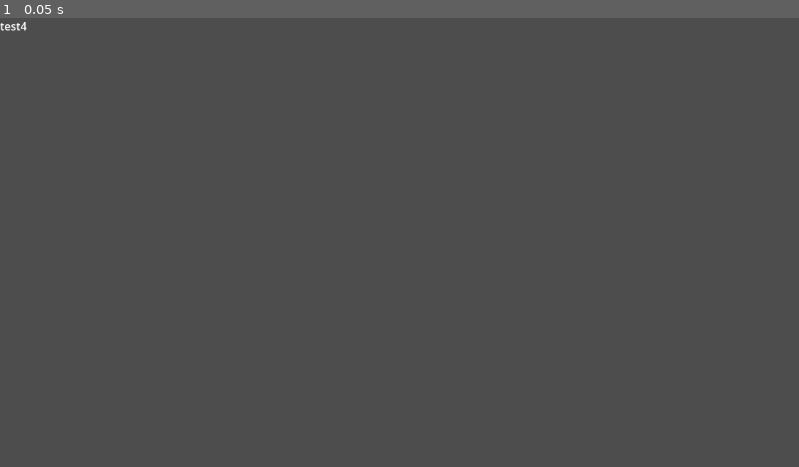
Above: before the commit, frame 1.
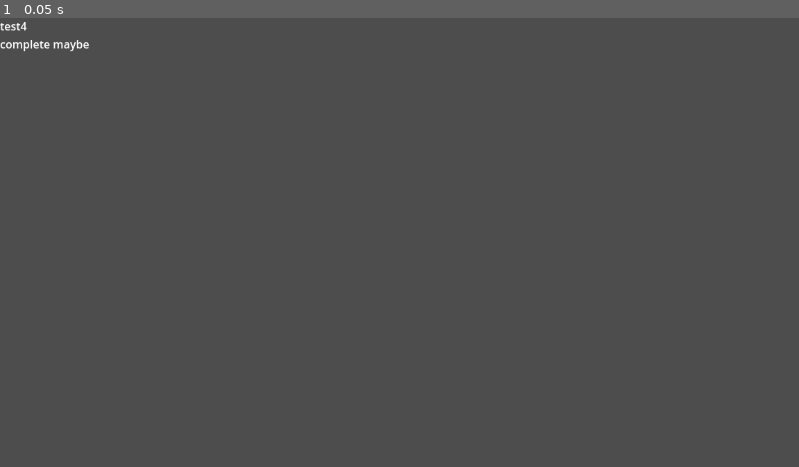
Above: after the commit, the same moment.

Repository: i1rs7/Toy-4-Game-Jam
Game: Godot game, scene res://control.tscn
Same seed, same stepped clock (60 frames per second), same inputs: the game is played once before the commit and once after it. The project has no main scene, so this scene is started directly.
Inputs:
- Up to frame 1 (0.05 s): no input

The runs differ from the first frame. In frame 1, 0.1% of the frame differs, in the area x 0-12%, y 4-8%.

Commit message:
added completion line

Diff:
--- a/control.tscn
+++ b/control.tscn
@@ -12,4 +12,6 @@
 layout_mode = 0
 offset_right = 40.0
 offset_bottom = 23.0
-text = "test4"
+text = "test4
+complete maybe
+"
